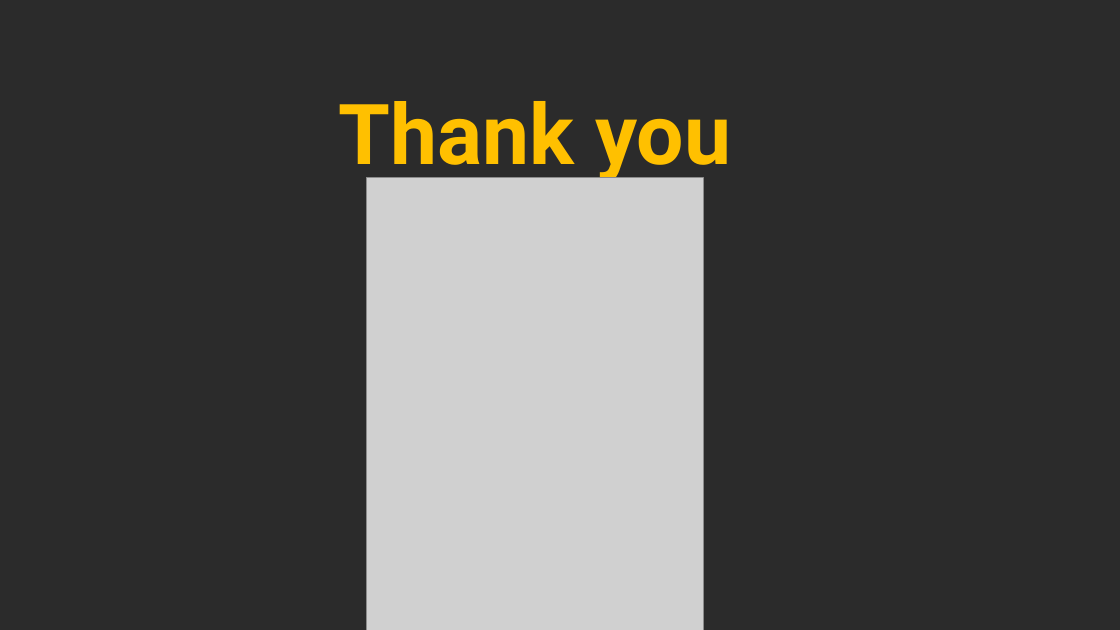
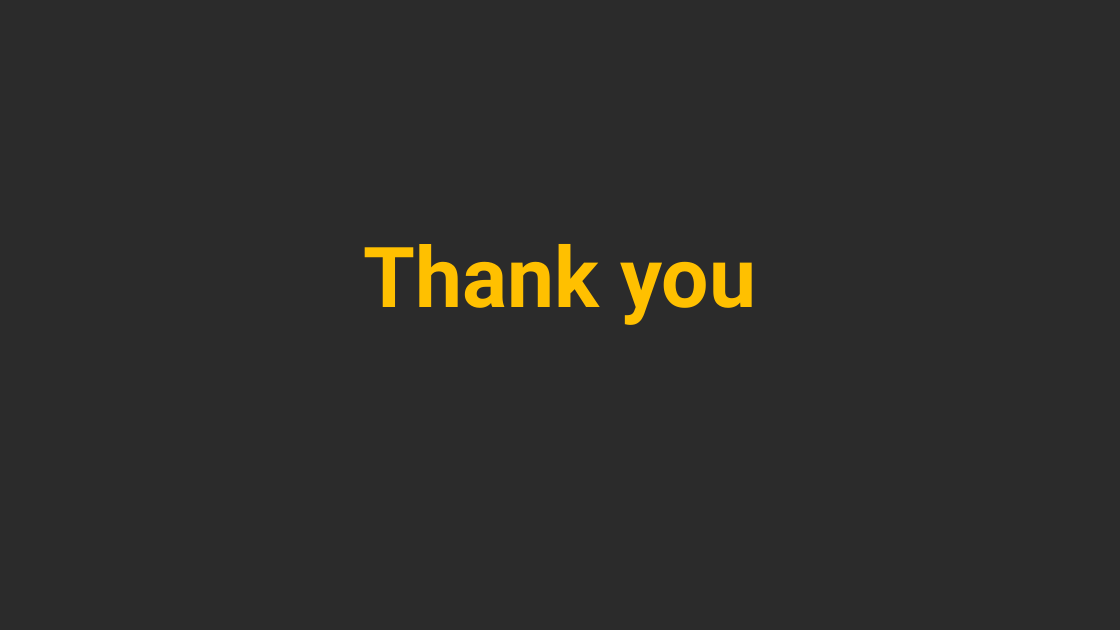
Before and after one commit to wk229/pl, a slide deck: slide 7 of Class in Dart.pptx (slide 6 before the commit). Drawn at 1120x630 pixels with LibreOffice and Linux fonts; fonts in the diff are those of the drawing; grey boxes stand for pictures; background and template pictures are left out; a plain dark background stands for a picture behind light text. Boxes give left, top, right and bottom in pixels: in the first picture for what was removed or moved away, otherwise in the second. Text is boxed around its words. In the diff, an @@ line names an element or a change of style, - is before the commit and + after.

```diff
--- a/Class in Dart.pptx
+++ b/Class in Dart.pptx
@@ picture removed at [366,178,704,630] @@
@@ title "Thank you": place and size @@
-title "Thank you" at [338,101,731,185]
+title "Thank you" at [363,244,756,325]
```
Also in this commit, not shown: 2 other slides changed, 2 slides added, 1 slide removed.
